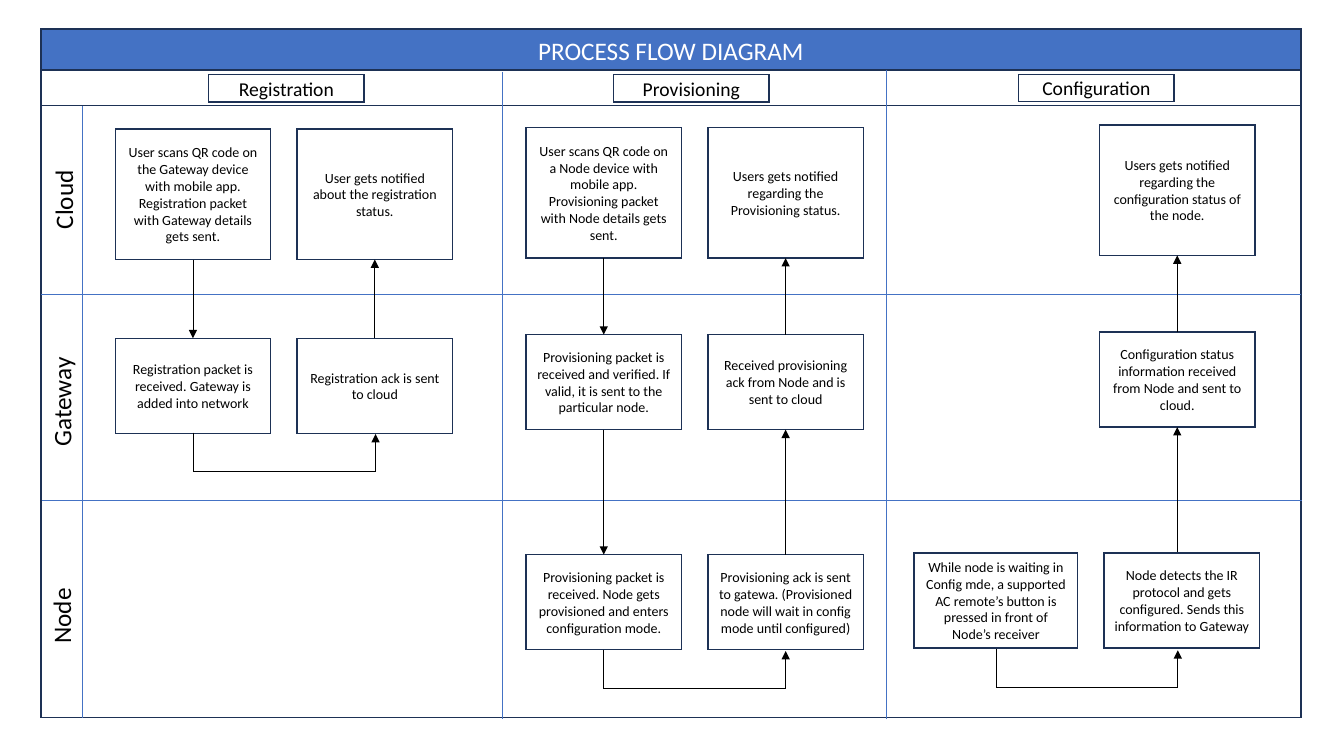
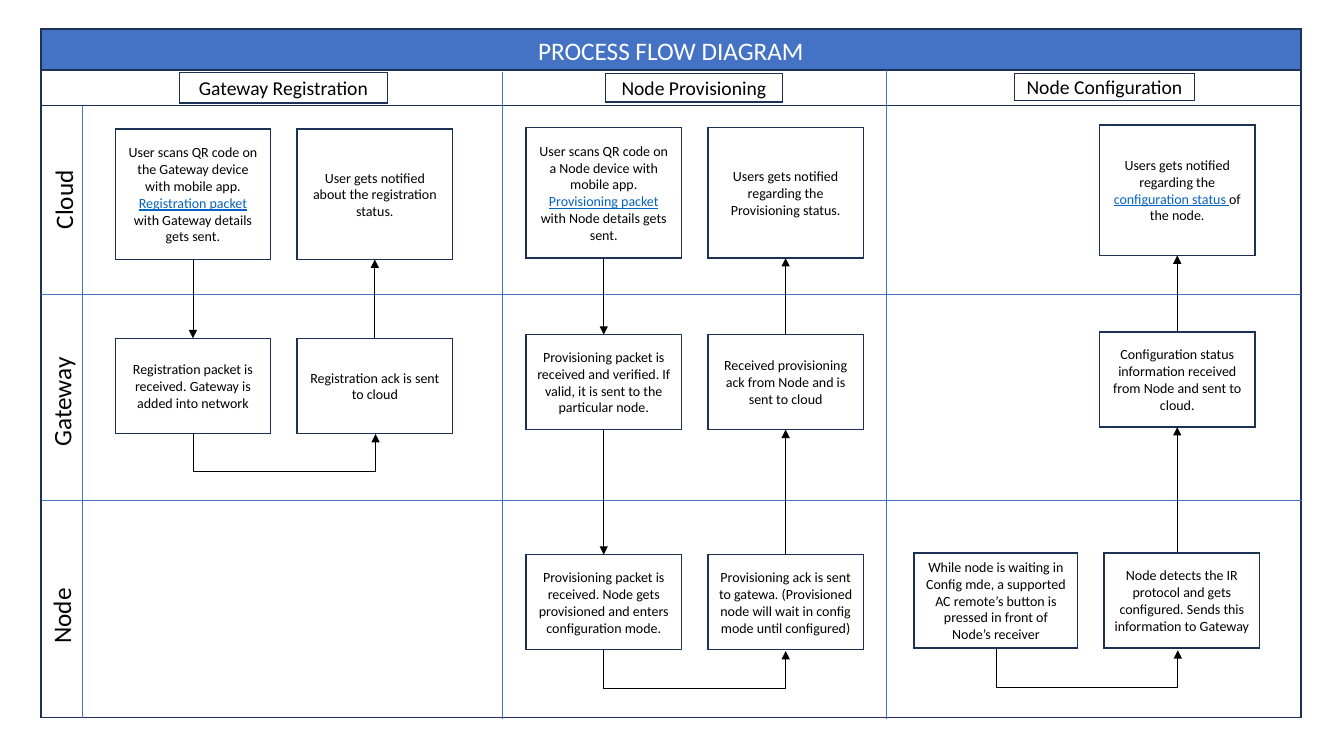
Before and after one commit to embeddedproductdev-create/ur_mesh_ir_node, a slide deck: slide 2 of BusinessFlow.pptx (slide 1 before the commit). Drawn at 1344x756 pixels with LibreOffice and Linux fonts; fonts in the diff are those of the drawing. Boxes give left, top, right and bottom in pixels: in the first picture for what was removed or moved away, otherwise in the second. Text is boxed around its words. In the diff, an @@ line names an element or a change of style, - is before the commit and + after.

```diff
--- a/BusinessFlow.pptx
+++ b/BusinessFlow.pptx
@@ rectangle "Gateway Registration" resized from (x1=209, y1=75, x2=364, y2=102) to (x1=179, y1=73, x2=387, y2=103) @@
@@ text in rectangle at (x1=199, y1=81, x2=368, y2=99): text changed @@
-Registration
+Gateway Registration
@@ rectangle "Node Provisioning" resized from (x1=614, y1=75, x2=769, y2=102) to (x1=606, y1=74, x2=782, y2=102) @@
@@ text in rectangle at (x1=622, y1=81, x2=766, y2=99): text changed @@
-Provisioning
+Node Provisioning
@@ rectangle "Node Configuration" resized from (x1=1019, y1=75, x2=1175, y2=102) to (x1=1015, y1=74, x2=1195, y2=101) @@
@@ text in rectangle at (x1=1027, y1=80, x2=1182, y2=98): text changed @@
-Configuration
+Node Configuration
@@ rectangle "User scans QR code on ..." at (x1=115, y1=129, x2=270, y2=260): text colour #000000 to #0563C1, underline on in "Registration packet" @@
@@ rectangle "User scans QR code on ..." at (x1=526, y1=127, x2=682, y2=258): text colour #000000 to #0563C1, underline on in "Provisioning packet" @@
@@ rectangle "Users gets notified regarding the ..." at (x1=1100, y1=125, x2=1255, y2=256): text colour #000000 to #0563C1, underline on in "configuration status" @@
```
Also in this commit, not shown: 9 other slides changed, 1 slide added, 3 other files.
